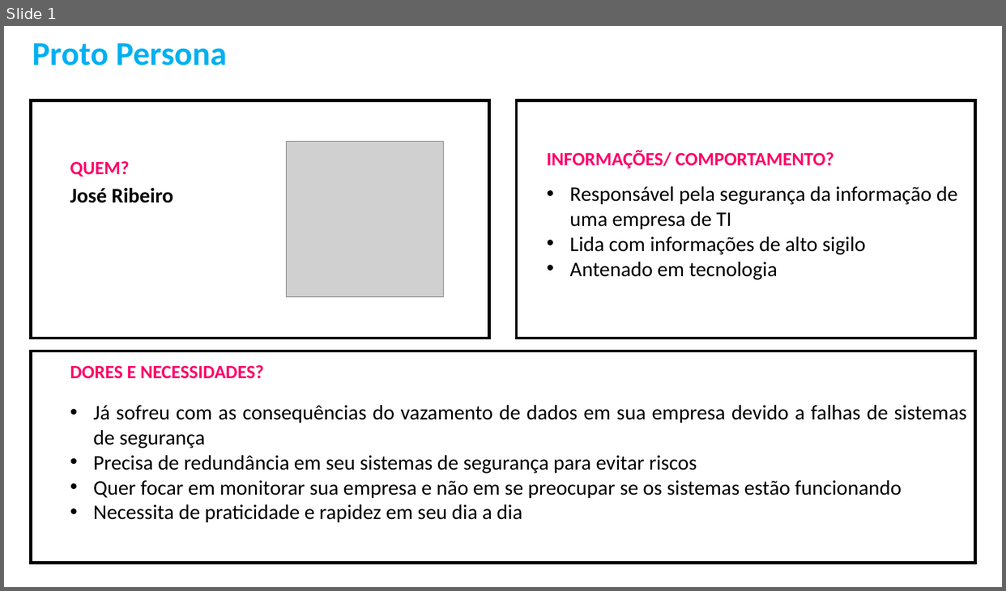
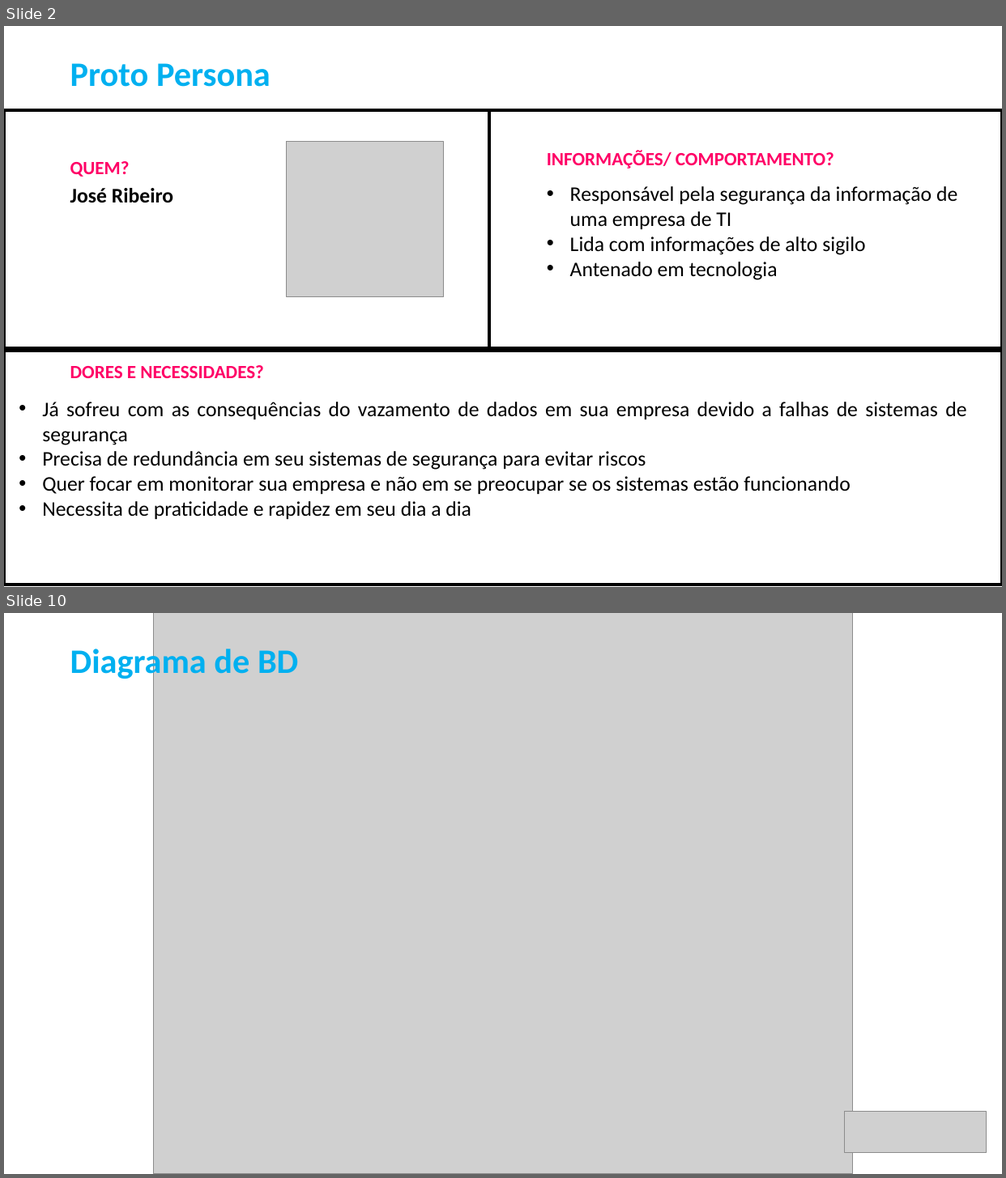
Before and after one commit to bandtec-2-semestre/Doc, a slide deck: Proto_Persona.pptx. Shown one above the other, each under a label of ours: slide 1 before the commit, slides 2 and 10 after it; the slides between them are not shown. The pictures are 1006x591 and 1006x1178 pixels, drawn with LibreOffice and Linux fonts; fonts in the diff are those of the drawing; grey boxes stand for pictures. Boxes give left, top, right and bottom in pixels: in the first picture for what was removed or moved away, otherwise in the second. Text is boxed around its words. In the diff, an @@ line names an element or a change of style, - is before the commit and + after.

```diff
--- a/Proto_Persona.pptx
+++ b/Proto_Persona.pptx
@@ slide 10 added at bbox=[4, 613, 1002, 1174], background #FFFFFF @@
@@ picture added at bbox=[153, 613, 853, 1174] @@
@@ text added at bbox=[70, 645, 298, 682], 33 pt, text #00B0F0, bold @@
+Diagrama de BD
@@ picture added at bbox=[845, 1112, 987, 1153] @@
@@ what was slide 1 is now slide 2 @@
@@ slide 2 changed as well @@
@@ text "Proto Persona": place and size @@
-text "Proto Persona" at bbox=[32, 43, 227, 66]
+text "Proto Persona" at bbox=[70, 63, 270, 87]
@@ text "Proto Persona" at bbox=[70, 63, 270, 87]: size 32 to 33 pt @@
@@ rectangle: place and size @@
-rectangle at bbox=[31, 100, 490, 338]
+rectangle at bbox=[4, 110, 490, 348]
@@ rectangle: place and size @@
-rectangle at bbox=[517, 100, 976, 338]
+rectangle at bbox=[490, 110, 1002, 348]
@@ rectangle: place and size @@
-rectangle at bbox=[31, 352, 976, 564]
+rectangle at bbox=[4, 352, 1002, 585]
@@ text "Já sofreu com as consequências ..." rewrapped from bbox=[93, 405, 967, 523] to bbox=[42, 402, 966, 519] @@
```
Also in this commit, not shown: 8 other slides added, 8 other files.
